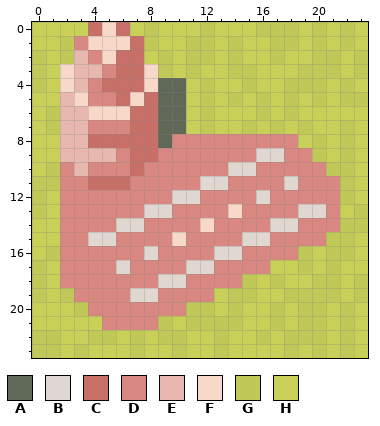
One commit to this pixel-art sprite: external/RawTextures/tile/c01_t25_s02_f01.png. The first picture shows the starting point.
The file is 72x72 pixels, drawn in blocks of 3x3; one block is one cell here.
Palette (. is transparent): A #606858  B #e0d8d0  C #c87068  D #d88880  E #e8b8b0  F #f8d8c8  G #c0c858  H #c8d058
Pixels before, first column x 0:
 0 HHHHCFCHGHHHGHHHGGGHGHGH
 1 HHGDFFFCGHHGGHGHHGGHGHGH
 2 GHGEDFCCHGHGGHGHHGHHGGHG
 3 GHFEEDCCFGHGHHGGHHHGGGHG
 4 GHFEDCCCFAAHGHHGHHGGGHGH
 5 HHEFDDCFCAAHGHGHGHGHGHGG
 6 HGEEFFFCCAAHGHHHGHGHHHHH
 7 HGEEDDDCCAAHGHHGHGHGHHGH
 8 HHEECCCCCADDDDDDDDDHGHGH
 9 HHEEEEDCCDDDDDDDBBDDGHGH
10 HGDEDDDCDDDDDDBBDDDDDGGH
11 GGDDCCCDDDDDBBDDDDBDDDGH
12 GHDDDDDDDDBBDDDDBDDDDDGH
13 GHDDDDDDBBDDDDFDDDDBBDHG
14 HHDDDDBBDDDDFDDDDBBDDDGG
15 HHDDBBDDDDFDDDDBBDDDDGGH
16 HGDDDDDDBDDDDBBDDDDGHGGH
17 GHDDDDBDDDDBBDDDDHHGHGHH
18 GHDDDDDDDBBDDDDGHGHHGGHG
19 GHGDDDDBBDDDDHGGHHGGGGHG
20 HHHGDDDDDDDGGHGHHGHGGHGH
21 HHHHHDDDDGHGGGGHHGHGGHGH
22 GGHHGGHGHGGHHGHHGHGGGHGH
23 GGHGHHHGHHGHHGHHHHGHGHGH
After the commit:
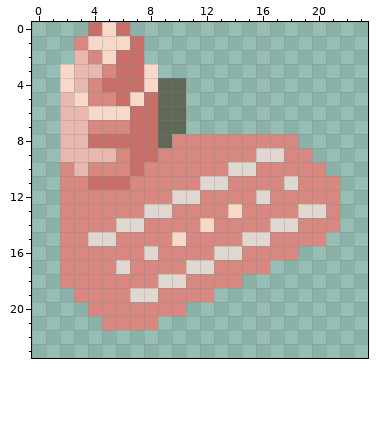
From old to new:
Colour G is gone in row 0 at x 8, 12, 16 to 18, 20 and 22; in row 1 at x 2, 8, 11 to 12, 14, 17 to 18, 20 and 22; in row 2 at x 0, 2, 9, 11 to 12, 14, 17, 20 to 21 and 23; in row 3 at x 0, 9, 11, 14 to 15, 19 to 21 and 23; in row 4 at x 0, 12, 15, 18 to 20 and 22; in row 5 at x 12, 14, 16, 18, 20 and 22 to 23.
Colour G is gone in row 6 at x 1, 12, 16 and 18; in row 7 at x 1, 12, 15, 17, 19 and 22; in rows 8 to 9 at x 20 and 22; in row 10 at x 1 and 21 to 22; in row 11 at x 0 to 1 and 22; in row 12 at x 0 and 22.
Colour G is gone in row 13 at x 0 and 23; in row 14 at x 22 to 23; in row 15 at x 21 to 22; in row 16 at x 1, 19 and 21 to 22; in row 17 at x 0, 19 and 21; in row 18 at x 0, 15, 17, 20 to 21 and 23.
Colour G is gone in row 19 at x 0, 2, 14 to 15, 18 to 21 and 23; in row 20 at x 3, 11 to 12, 14, 17, 19 to 20 and 22; in row 21 at x 9, 11 to 14, 17, 19 to 20 and 22; in row 22 at x 0 to 1, 4 to 5, 7, 9 to 10, 13, 16, 18 to 20 and 22; in row 23 at x 0 to 1, 3, 7, 10, 13, 18, 20 and 22.
Colour H is gone in row 0 at x 0 to 3, 7, 9 to 11, 13 to 15, 19, 21 and 23; in row 1 at x 0 to 1, 9 to 10, 13, 15 to 16, 19, 21 and 23; in row 2 at x 1, 8, 10, 13, 15 to 16, 18 to 19 and 22; in row 3 at x 1, 10, 12 to 13, 16 to 18 and 22; in row 4 at x 1, 11, 13 to 14, 16 to 17, 21 and 23; in row 5 at x 0 to 1, 11, 13, 15, 17, 19 and 21.
Colour H is gone in row 6 at x 0, 11, 13 to 15, 17 and 19 to 23; in row 7 at x 0, 11, 13 to 14, 16, 18, 20 to 21 and 23; in row 8 at x 0 to 1, 19, 21 and 23; in row 9 at x 0 to 1, 21 and 23; in row 10 at x 0 and 23; in row 11 at x 23.
Colour H is gone in row 12 at x 1 and 23; in row 13 at x 1 and 22; in row 14 at x 0 to 1; in row 15 at x 0 to 1 and 23; in row 16 at x 0, 20 and 23; in row 17 at x 1, 17 to 18, 20 and 22 to 23.
Colour H is gone in row 18 at x 1, 16, 18 to 19 and 22; in row 19 at x 1, 13, 16 to 17 and 22; in row 20 at x 0 to 2, 13, 15 to 16, 18, 21 and 23; in row 21 at x 0 to 4, 10, 15 to 16, 18, 21 and 23; in row 22 at x 2 to 3, 6, 8, 11 to 12, 14 to 15, 17, 21 and 23; in row 23 at x 2, 4 to 6, 8 to 9, 11 to 12, 14 to 17, 19, 21 and 23.
Pixel boxes of the changes (left, top, right, bottom) in both pictures:
erased: (32, 22, 368, 358)
